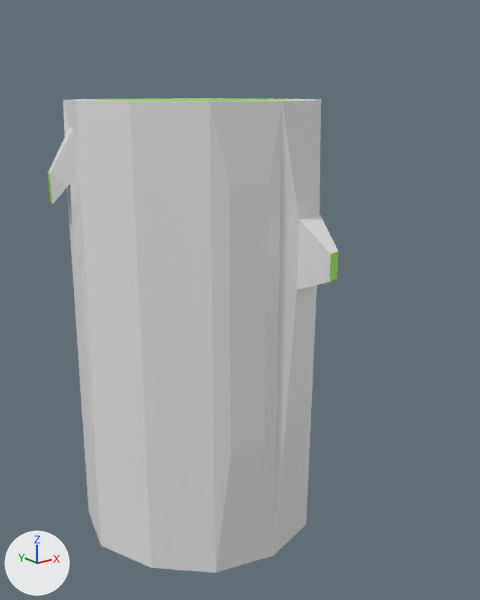
Renders of the Blender file Assets/Environment/Log.blend from each side of a commit.
Before and after are seen from a 50 mm lens placed at (-5.62, -8.02, 3.36), pointed at (1.07, 0.34, 0.01). Arrows for +X, +Y and +Z are at lower left; the lights stay in place.

The scene before the commit, as lines of its bpy script (objects in view):
```python
mat_material_001 = principled_material('Material.001')
mat_material_001.base_color = (0.8, 0.8, 0.8)  # white #e7e7e7
me_cylinder_002 = bpy.data.meshes.new('Cylinder.002')
me_cylinder_002.from_pydata(...)  # 76 vertices, 66 faces; spans x -2.03..1.81, y -2.67..2.03, z -3.25..3.25
# faces by material slot: [61, 5]
me_cylinder_002.materials.append(mat_material_001)  # white #e7e7e7
me_cylinder_002.materials.append(mat_material_002)  # green #94e718
ob_cylinder = bpy.data.objects.new('Cylinder', me_cylinder_002)
ob_cylinder.location = (0.0, 0.0, 0.0)
```
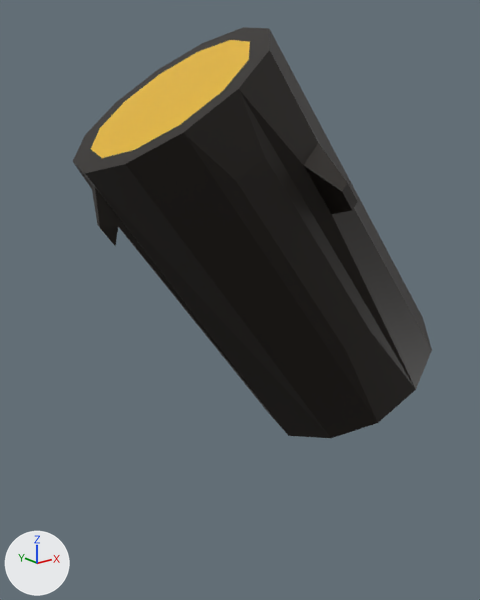
What the commit changed:
Material 'Material.001' (mat_material_001) changes colour from white #e7e7e7 to black #191209; in linear values from (0.8, 0.8, 0.8) to (0.00987, 0.00598, 0.00284).
Object 'Cylinder' (ob_cylinder) moves from (0.0, 0.0, 0.0) to (2.08, 0.74, 0.66).
Object 'Cylinder' (ob_cylinder) turns from (0, 0, 0) to (-4.1, -36, 0) degrees about x, y and z.

What differs and where, as boxes [x1, y1, x2, y2] in the pictures (480 x 600 px):
'Cylinder', recoloured, moved, turned: before [48, 98, 338, 573]; after [73, 27, 432, 438]
